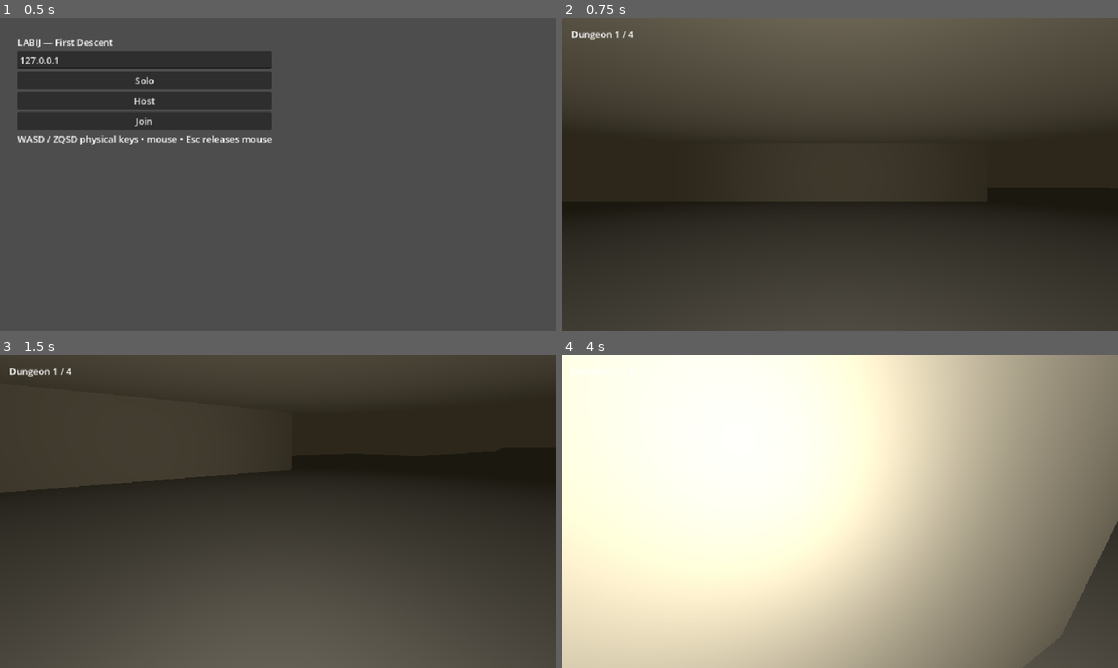
Above: before the commit, frames 1-4 (two rows, left to right).
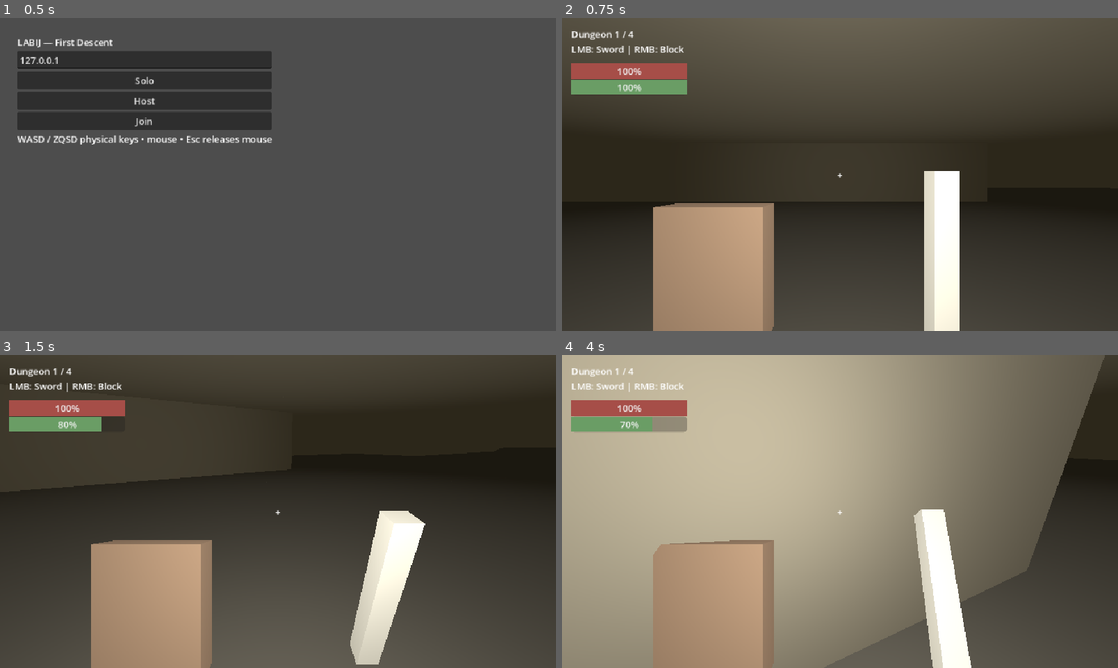
Above: after the commit, the same moments.

Repository: tdonnenfeld/LABIJ
Game: Godot game, scene res://game/main.tscn
Two runs of this game, one before a commit and one after it. Both use one fixed random seed, a clock stepped at 60 frames per second and the inputs below.
Inputs (mouse positions are in pixels of both pictures, inside the frame that each line leads up to):
- Up to frame 1 (0.5 s): no input
- Up to frame 2 (0.75 s): click "Solo" at 0.5 s
- Up to frame 3 (1.5 s): tap Enter at 1.25 s; move the mouse to (305, 511) at 1.27 s; hold W from 1.28 s (still down); tap E at 1.35 s; click (305, 511) at 1.42 s
- Up to frame 4 (4 s): keep holding W; move the mouse to (812, 511) at 2.02 s; tap E at 2.1, 2.85, 3.6 s; click (812, 511) at 2.17 s; move the mouse to (851, 505) at 2.77 s; click (851, 505) at 2.92 s; move the mouse to (834, 517) at 3.52 s; click (834, 517) at 3.67 s

Frame 1 is identical in both runs. In frame 2, 14% of the frame differs, in the area x 1-72%, y 8-100%; in frame 3, 15%; in frame 4, 96%, in the area x 0-100%, y 0-100%.

Commit message:
Implement tactical melee combat and player survival

Diff:
--- /dev/null
+++ b/game/combat.gd
@@ -0,0 +1,32 @@
+extends RefCounted
+
+const MAX_HEALTH := 100.0
+const MAX_STAMINA := 100.0
+const ATTACK_COST := 20.0
+const WINDUP := 0.35
+const RECOVERY := 0.65
+const REACH := 2.4
+const DAMAGE := 25.0
+const BLOCK_COST := 15.0
+const MONSTER_WINDUP := 0.7
+const MONSTER_RECOVERY := 1.0
+const MONSTER_REACH := 1.65
+const MONSTER_DAMAGE := 14.0
+
+static func facing(heading: float, offset: Vector3) -> bool:
+	var flat := Vector3(offset.x, 0, offset.z)
+	return flat.length_squared() < 0.001 or Vector3(-sin(heading), 0, -cos(heading)).dot(flat.normalized()) >= 0.5
+
+static func can_hit(origin: Vector3, target: Vector3, heading: float, reach: float) -> bool:
+	var offset := target - origin
+	return Vector2(offset.x, offset.z).length() <= reach and facing(heading, offset)
+
+static func clear_path(body: Node3D, target: Vector3) -> bool:
+	var from := body.global_position
+	var to := Vector3(target.x, from.y, target.z)
+	if from.distance_squared_to(to) < 0.001:
+		return true
+	var query := PhysicsRayQueryParameters3D.create(from, to, 1)
+	if body is CollisionObject3D:
+		query.exclude = [body.get_rid()]
+	return body.get_world_3d().direct_space_state.intersect_ray(query).is_empty()
--- a/game/main.gd
+++ b/game/main.gd
@@ -8,6 +8,12 @@
 var actors: Dictionary = {}
 var world: Node3D
 var hud: Label
+var hp_bar: ProgressBar
+var stamina_bar: ProgressBar
+var crosshair: Label
+var damage_flash: ColorRect
+var attack_requests: Dictionary = {}
+var spectating := false
 var stair_requests: Dictionary = {}
 var stair_cooldowns: Dictionary = {}
 var yaw := 0.0
@@ -50,6 +56,32 @@
 		hud.position = Vector2(16, 16)
 		layer.add_child(hud)
 		hud.hide()
+		hp_bar = make_bar(layer, Vector2(16, 78), Color("#a64e48"))
+		stamina_bar = make_bar(layer, Vector2(16, 106), Color("#6a9d65"))
+		damage_flash = ColorRect.new()
+		damage_flash.color = Color(0.8, 0.05, 0.05, 0)
+		damage_flash.mouse_filter = Control.MOUSE_FILTER_IGNORE
+		layer.add_child(damage_flash)
+		damage_flash.set_anchors_and_offsets_preset(Control.PRESET_FULL_RECT)
+		crosshair = Label.new()
+		crosshair.text = "+"
+		crosshair.mouse_filter = Control.MOUSE_FILTER_IGNORE
+		layer.add_child(crosshair)
+		crosshair.set_anchors_and_offsets_preset(Control.PRESET_CENTER)
+		crosshair.hide()
+
+func make_bar(layer: CanvasLayer, at: Vector2, color: Color) -> ProgressBar:
+	var bar := ProgressBar.new()
+	bar.position = at
+	bar.size = Vector2(200, 20)
+	bar.max_value = 100
+	bar.value = 100
+	var fill := StyleBoxFlat.new()
+	fill.bg_color = color
+	bar.add_theme_stylebox_override("fill", fill)
+	layer.add_child(bar)
+	bar.hide()
+	return bar
 
 func _build_menu() -> void:
 	menu = CanvasLayer.new()
@@ -80,6 +112,9 @@
 		Input.mouse_mode = Input.MOUSE_MODE_CAPTURED
 		if hud:
 			hud.show()
+			hp_bar.show()
+			stamina_bar.show()
+			crosshair.show()
 
 func _solo() -> void:
 	_spawn(1)
@@ -118,6 +153,11 @@
 	received_tick = -1
 	if hud:
 		hud.hide()
+		hp_bar.hide()
+		stamina_bar.hide()
+		crosshair.hide()
+		damage_flash.color.a = 0.0
+	spectating = false
 	for id in actors.keys():
 		_remove(id)
 	Input.mouse_mode = Input.MOUSE_MODE_VISIBLE
@@ -139,6 +179,7 @@
 	if actors.has(id):
 		actors[id].queue_free()
 		actors.erase(id)
+	attack_requests.erase(id)
 	stair_requests.erase(id)
 	stair_cooldowns.erase(id)
 
@@ -176,7 +217,13 @@
 		else:
 			request_stairs.rpc_id(1)
 	elif event is InputEventMouseButton and event.pressed:
-		Input.mouse_mode = Input.MOUSE_MODE_CAPTURED
+		if Input.mouse_mode != Input.MOUSE_MODE_CAPTURED:
+			Input.mouse_mode = Input.MOUSE_MODE_CAPTURED
+		elif event.button_index == MOUSE_BUTTON_LEFT:
+			if multiplayer.is_server():
+				attack_requests[multiplayer.get_unique_id()] = true
+			else:
+				request_attack.rpc_id(1)
 	elif event is InputEventMouseMotion and Input.mouse_mode == Input.MOUSE_MODE_CAPTURED:
 		yaw -= event.relative.x * 0.002
 		pitch = clampf(pitch - event.relative.y * 0.002, -1.4, 1.4)
@@ -194,14 +241,22 @@
 		if actor.camera:
 			actor.camera.rotation.x = pitch
 		actor.rotation.y = yaw
+		var block := Input.mouse_mode == Input.MOUSE_MODE_CAPTURED and Input.is_mouse_button_pressed(MOUSE_BUTTON_RIGHT)
 		if multiplayer.is_server():
+			actor.wants_block = block
 			actor.direction = move.limit_length()
 			actor.heading = yaw
 		else:
-			submit_input.rpc_id(1, move, yaw)
+			submit_input.rpc_id(1, move, yaw, block)
 	if multiplayer.is_server():
+		for id in attack_requests.keys():
+			if actors.has(id):
+				actors[id].begin_attack()
+		attack_requests.clear()
 		for actor in actors.values():
 			actor.simulate(delta)
+			if actor.advance_combat(delta):
+				actor.swing_hit = world.strike(actor)
 		world.simulate(actors, delta)
 		for id in stair_cooldowns.keys():
 			stair_cooldowns[id] = maxf(0.0, stair_cooldowns[id] - delta)
@@ -215,27 +270,53 @@
 		if tick % 3 == 0 and multiplayer.has_multiplayer_peer():
 			var states := {}
 			for id in actors:
-				states[id] = [actors[id].position, actors[id].heading, actors[id].floor_id]
+				states[id] = [actors[id].position, actors[id].heading, actors[id].floor_id, actors[id].health, actors[id].stamina, actors[id].blocking, actors[id].attack_phase, actors[id].hurt_timer, actors[id].swing_hit]
 			snapshot.rpc(tick, states, world.monster_snapshot())
 	if not dedicated and actors.has(local_id):
 		var local = actors[local_id]
-		world.visible_floor(local.floor_id)
+		var viewed_floor: int = local.floor_id
+		if local.health <= 0 and local.camera:
+			var watched = null
+			for id in actors:
+				if actors[id].health > 0:
+					watched = actors[id]
+					break
+			if watched != null:
+				spectating = true
+				viewed_floor = watched.floor_id
+				local.camera.global_position = watched.position + Vector3(0, 0.55, 0)
+				local.camera.global_rotation = Vector3(pitch, yaw, 0)
+			else:
+				spectating = false
+		world.visible_floor(viewed_floor)
 		for id in actors:
-			actors[id].visible = actors[id].floor_id == local.floor_id
+			actors[id].visible = id == local_id or (actors[id].floor_id == viewed_floor and actors[id].health > 0)
+		local.update_hands(delta)
+		if damage_flash:
+			damage_flash.color.a = minf(0.3, local.hurt_timer)
+		if hp_bar:
+			hp_bar.value = local.health
+			stamina_bar.value = local.stamina
+			crosshair.modulate = Color("#90df87") if local.swing_hit and local.attack_phase == 2 else Color.WHITE
 		if hud:
 			var step: int = world.stair_at(local.floor_id, local.position)
 			hud.text = "Dungeon %d / %d" % [local.floor_id + 1, World.COUNT]
-			if step != 0:
+			if step != 0 and local.health > 0:
 				hud.text += "  |  E: " + ("Descend" if step > 0 else "Ascend")
+			if local.health <= 0:
+				hud.text += "\n" + ("Dead — spectating" if spectating else "Party defeated — restart to try again")
+			else:
+				hud.text += "\nLMB: Sword | RMB: Block"
 
 @rpc("any_peer", "call_remote", "unreliable_ordered")
-func submit_input(move: Vector2, angle: float) -> void:
+func submit_input(move: Vector2, angle: float, block: bool) -> void:
 	if not multiplayer.is_server() or not move.is_finite() or not is_finite(angle):
 		return
 	var id := multiplayer.get_remote_sender_id()
 	if actors.has(id):
 		actors[id].direction = move.limit_length()
 		actors[id].heading = angle
+		actors[id].wants_block = block
 
 @rpc("authority", "call_remote", "unreliable_ordered")
 func snapshot(sequence: int, states: Dictionary, mobs: Dictionary) -> void:
@@ -247,6 +328,12 @@
 		if actors.has(id):
 			actors[id].position = states[id][0]
 			actors[id].floor_id = states[id][2]
+			actors[id].health = states[id][3]
+			actors[id].stamina = states[id][4]
+			actors[id].blocking = states[id][5]
+			actors[id].attack_phase = states[id][6]
+			actors[id].hurt_timer = states[id][7]
+			actors[id].swing_hit = states[id][8]
 			if id != multiplayer.get_unique_id():
 				actors[id].rotation.y = states[id][1]
 
@@ -266,3 +353,10 @@
 		actors[id].floor_id = floor_id
 		actors[id].position = at
 	world.apply_monsters(mobs)
+
+@rpc("any_peer", "call_remote", "reliable")
+func request_attack() -> void:
+	if multiplayer.is_server():
+		var id := multiplayer.get_remote_sender_id()
+		if actors.has(id):
+			attack_requests[id] = true
--- a/game/player.gd
+++ b/game/player.gd
@@ -1,5 +1,17 @@
 extends CharacterBody3D
 
+const Combat = preload("res://game/combat.gd")
+
+var health := Combat.MAX_HEALTH
+var stamina := Combat.MAX_STAMINA
+var blocking := false
+var wants_block := false
+var attack_phase := 0
+var attack_timer := 0.0
+var hurt_timer := 0.0
+var swing_hit := false
+var sword: Node3D
+var shield: Node3D
 var floor_id := 0
 var direction := Vector2.ZERO
 var heading := 0.0
@@ -7,6 +19,8 @@
 var camera: Camera3D
 
 func setup(local: bool, visual: bool = true) -> void:
+	collision_layer = 2
+	collision_mask = 1
 	var collision := CollisionShape3D.new()
 	var capsule := CapsuleShape3D.new()
 	capsule.radius = 0.32
@@ -31,13 +45,82 @@
 		light.omni_range = 14
 		light.light_energy = 2.5
 		camera.add_child(light)
+		sword = hand_item(Vector3(0.42, -0.36, -0.85), Vector3(0.10, 0.75, 0.10), Color("#bcb8a9"))
+		shield = hand_item(Vector3(-0.48, -0.38, -0.8), Vector3(0.40, 0.52, 0.12), Color("#78604a"))
 
 func simulate(delta: float) -> void:
+	if health <= 0.0:
+		velocity = Vector3.ZERO
+		return
 	rotation.y = heading
 	var forward := Vector3(sin(heading), 0, cos(heading))
 	var right := Vector3(cos(heading), 0, -sin(heading))
-	var motion := (right * direction.x + forward * direction.y) * 4.5
+	var motion := (right * direction.x + forward * direction.y) * (2.5 if blocking or attack_phase == 1 else 4.5)
 	velocity.x = motion.x
 	velocity.z = motion.z
 	velocity.y = maxf(velocity.y - 18.0 * delta, -20.0)
 	move_and_slide()
+
+func hand_item(at: Vector3, size: Vector3, color: Color) -> Node3D:
+	var item := MeshInstance3D.new()
+	var mesh := BoxMesh.new()
+	mesh.size = size
+	item.mesh = mesh
+	var mat := StandardMaterial3D.new()
+	mat.albedo_color = color
+	item.material_override = mat
+	camera.add_child(item)
+	item.position = at
+	return item
+
+func begin_attack() -> bool:
+	if health <= 0 or attack_phase != 0 or blocking or stamina < Combat.ATTACK_COST:
+		return false
+	stamina -= Combat.ATTACK_COST
+	attack_phase = 1
+	attack_timer = Combat.WINDUP
+	swing_hit = false
+	return true
+
+func advance_combat(delta: float) -> bool:
+	hurt_timer = maxf(0.0, hurt_timer - delta)
+	if health <= 0:
+		return false
+	blocking = wants_block and attack_phase == 0 and stamina > 0
+	if not blocking and attack_phase == 0:
+		stamina = minf(Combat.MAX_STAMINA, stamina + delta * 18.0)
+	if attack_phase == 0:
+		return false
+	attack_timer -= delta
+	if attack_timer > 0:
+		return false
+	if attack_phase == 1:
+		attack_phase = 2
+		attack_timer = Combat.RECOVERY
+		return true
+	attack_phase = 0
+	return false
+
+func take_damage(amount: float, source: Vector3) -> void:
+	if health <= 0:
+		return
+	if blocking and stamina >= Combat.BLOCK_COST and Combat.facing(heading, source - position):
+		stamina -= Combat.BLOCK_COST
+		amount *= 0.2
+	health = maxf(0.0, health - amount)
+	hurt_timer = 0.25
+	if health == 0:
+		blocking = false
+		attack_phase = 0
+		direction = Vector2.ZERO
+		wants_block = false
+		collision_layer = 0
+		collision_mask = 0
+
+func update_hands(delta: float) -> void:
+	if not sword or not shield:
+		return
+	sword.rotation.x = lerpf(sword.rotation.x, -0.95 if attack_phase == 2 else (0.65 if attack_phase == 1 else 0.0), minf(1.0, delta * 14.0))
+	shield.position.y = lerpf(shield.position.y, -0.12 if blocking else -0.38, minf(1.0, delta * 14.0))
+	sword.visible = health > 0
+	shield.visible = health > 0
--- a/game/world.gd
+++ b/game/world.gd
@@ -1,6 +1,7 @@
 extends Node3D
 
 const Dungeon = preload("res://game/dungeon.gd")
+const Combat = preload("res://game/combat.gd")
 const COUNT := 4
 const SPACING := 30.0
 const USE_RADIUS := 2.5
@@ -38,7 +39,7 @@
 				mat.albedo_color = Color("#a64e48")
 				mesh.material_override = mat
 				mob.add_child(mesh)
-			monsters[i * 3 + j] = {"node": mob, "floor": i, "target": 0}
+			monsters[i * 3 + j] = {"node": mob, "floor": i, "target": 0, "health": 50.0, "phase": 0, "timer": 0.0, "attack_target": 0, "hurt": 0.0}
 
 func marker(level: Node3D, at: Vector3, caption: String, color: Color) -> void:
 	var mesh := MeshInstance3D.new()
@@ -80,9 +81,14 @@
 	for key in floors:
 		floors[key].visible = key == id
 	for mob in monsters.values():
-		mob.node.visible = mob.floor == id
+		mob.node.visible = mob.floor == id and mob.health > 0
+		if visual:
+			var mesh: MeshInstance3D = mob.node.get_child(0)
+			mesh.material_override.albedo_color = Color("#ffffff") if mob.hurt > 0 else (Color("#e5a64e") if mob.phase == 1 else Color("#a64e48"))
 
 func transfer(actor, peer_id: int) -> bool:
+	if actor.health <= 0 or actor.attack_phase != 0:
+		return false
 	var old: int = actor.floor_id
 	var step := stair_at(old, actor.position)
 	if step == 0:
@@ -91,7 +97,7 @@
 	var arrival := stair_position(destination, step < 0)
 	var followers: Array = []
 	for mob in monsters.values():
-		if mob.floor == old and mob.target == peer_id and horizontal_distance(mob.node.position, actor.position) <= FOLLOW_RADIUS and horizontal_distance(mob.node.position, stair_position(old, step > 0)) <= FOLLOW_RADIUS:
+		if mob.health > 0 and mob.floor == old and mob.target == peer_id and horizontal_distance(mob.node.position, actor.position) <= FOLLOW_RADIUS and horizontal_distance(mob.node.position, stair_position(old, step > 0)) <= FOLLOW_RADIUS:
 			followers.append(mob)
 	actor.floor_id = destination
 	actor.position = arrival + Vector3(0, 1, 0)
@@ -99,25 +105,47 @@
 	actor.direction = Vector2.ZERO
 	for i in range(followers.size()):
 		var mob = followers[i]
+		mob.phase = 0
+		mob.timer = 0.0
 		mob.floor = destination
 		mob.node.position = arrival + Vector3(1.0 + float(i % 3) * 0.6, 0.7, float(i / 3) * 0.6)
 	return true
 
 func simulate(actors: Dictionary, delta: float) -> void:
 	for mob in monsters.values():
+		if mob.health <= 0:
+			continue
+		mob.hurt = maxf(0.0, mob.hurt - delta)
 		var node: Node3D = mob.node
 		var closest := 12.0
 		var target := 0
 		for id in actors:
 			var actor = actors[id]
-			if actor.floor_id != mob.floor:
+			if actor.floor_id != mob.floor or actor.health <= 0:
 				continue
 			var distance := horizontal_distance(actor.position, node.position)
 			if distance < closest:
 				closest = distance
 				target = id
 		mob.target = target
-		if target == 0 or closest < 1.0:
+		if mob.phase != 0:
+			mob.timer -= delta
+			if mob.timer <= 0:
+				if mob.phase == 1:
+					var victim = actors.get(mob.attack_target)
+					if victim != null and victim.health > 0 and victim.floor_id == mob.floor and horizontal_distance(victim.position, node.position) <= Combat.MONSTER_REACH and Combat.clear_path(node, victim.position):
+						victim.take_damage(Combat.MONSTER_DAMAGE, node.position)
+					mob.phase = 2
+					mob.timer = Combat.MONSTER_RECOVERY
+				else:
+					mob.phase = 0
+			continue
+		if target == 0:
+			continue
+		if closest <= Combat.MONSTER_REACH and Combat.clear_path(node, actors[target].position):
+			mob.phase = 1
+			mob.timer = Combat.MONSTER_WINDUP
+			mob.attack_target = target
 			continue
 		var level = floors[mob.floor]
 		var start := Vector2i(roundi(node.position.x / Dungeon.CELL), roundi(node.position.z / Dungeon.CELL))
@@ -160,7 +188,7 @@
 	var states := {}
 	for id in monsters:
 		var mob = monsters[id]
-		states[id] = [mob.floor, mob.node.position]
+		states[id] = [mob.floor, mob.node.position, mob.health, mob.phase, mob.hurt]
 	return states
 
 func apply_monsters(states: Dictionary) -> void:
@@ -168,3 +196,27 @@
 		if monsters.has(id):
 			monsters[id].floor = states[id][0]
 			monsters[id].node.position = states[id][1]
+			monsters[id].health = states[id][2]
+			monsters[id].phase = states[id][3]
+			monsters[id].hurt = states[id][4]
+
+func strike(actor) -> bool:
+	if actor.health <= 0:
+		return false
+	var nearest = null
+	var best := Combat.REACH + 1.0
+	for mob in monsters.values():
+		if mob.health <= 0 or mob.floor != actor.floor_id:
+			continue
+		var distance := horizontal_distance(actor.position, mob.node.position)
+		if distance < best and Combat.can_hit(actor.position, mob.node.position, actor.heading, Combat.REACH) and Combat.clear_path(actor, mob.node.position):
+			nearest = mob
+			best = distance
+	if nearest == null:
+		return false
+	nearest.health = maxf(0.0, nearest.health - Combat.DAMAGE)
+	nearest.hurt = 0.18
+	if nearest.health <= 0:
+		nearest.phase = 0
+		nearest.target = 0
+	return true
--- /dev/null
+++ b/tests/combat.gd
@@ -0,0 +1,32 @@
+extends SceneTree
+
+const Player = preload("res://game/player.gd")
+const Combat = preload("res://game/combat.gd")
+
+func _initialize() -> void:
+	call_deferred("run")
+
+func run() -> void:
+	var player := Player.new()
+	root.add_child(player)
+	player.setup(false, false)
+	var ok := player.begin_attack()
+	ok = ok and player.stamina == 80.0
+	ok = ok and not player.begin_attack()
+	ok = ok and not player.advance_combat(0.1)
+	ok = ok and player.advance_combat(0.3)
+	ok = ok and player.attack_phase == 2
+	player.advance_combat(0.7)
+	player.wants_block = true
+	player.advance_combat(0.01)
+	player.take_damage(10.0, Vector3(0, 0, -2))
+	ok = ok and is_equal_approx(player.health, 98.0)
+	player.take_damage(10.0, Vector3(0, 0, 2))
+	ok = ok and is_equal_approx(player.health, 88.0)
+	ok = ok and Combat.can_hit(Vector3.ZERO, Vector3(0, 0, -2), 0, Combat.REACH)
+	ok = ok and not Combat.can_hit(Vector3.ZERO, Vector3(0, 0, 2), 0, Combat.REACH)
+	player.take_damage(1000, Vector3(0, 0, 2))
+	ok = ok and player.health == 0 and not player.begin_attack()
+	if not ok:
+		push_error("Combat test failed")
+	quit(0 if ok else 1)
Not shown, changed: docs/ARCHITECTURE.md
